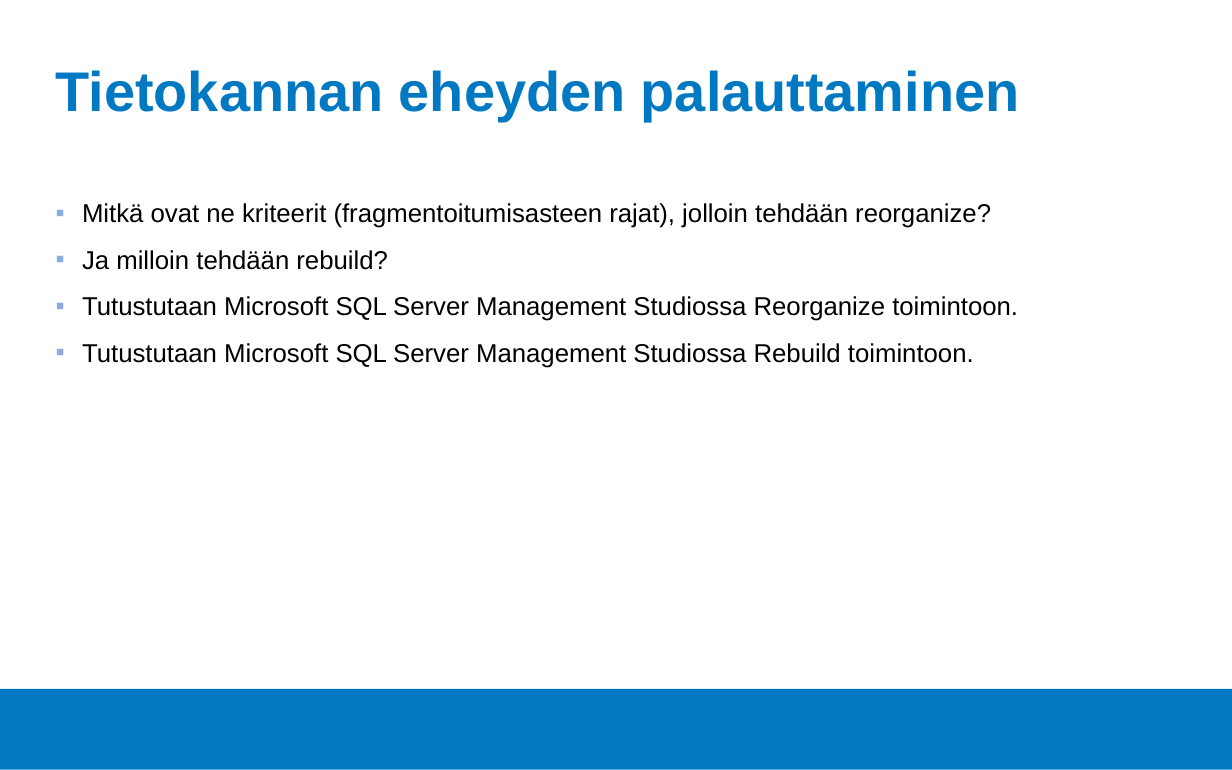
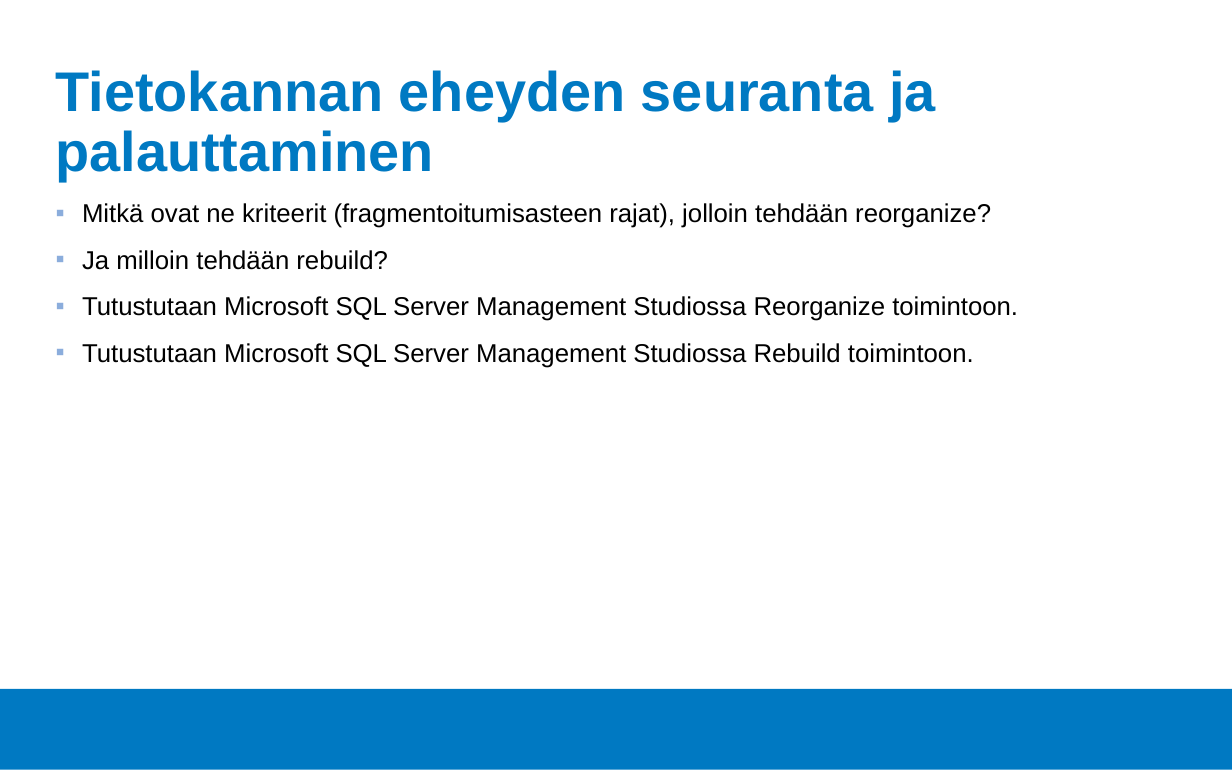
Before and after one commit to Tietokantahallinta/Tietokantahallinta.github.io, a slide deck: slide 2 of luennot/viikko06/Luentokalvot_06.odp (slide 3 before the commit). Drawn at 1232x770 pixels with LibreOffice and Linux fonts; fonts in the diff are those of the drawing; background and template pictures are left out. Boxes give left, top, right and bottom in pixels: in the first picture for what was removed or moved away, otherwise in the second. Text is boxed around its words. In the diff, an @@ line names an element or a change of style, - is before the commit and + after.

```diff
--- a/luennot/viikko06/Luentokalvot_06.odp
+++ b/luennot/viikko06/Luentokalvot_06.odp
@@ title at (x1=56, y1=70, x2=936, y2=181): text changed @@
-Tietokannan eheyden palauttaminen
+Tietokannan eheyden seuranta ja palauttaminen
```
Also in this commit, not shown: 1 other slide changed, 4 other files.
